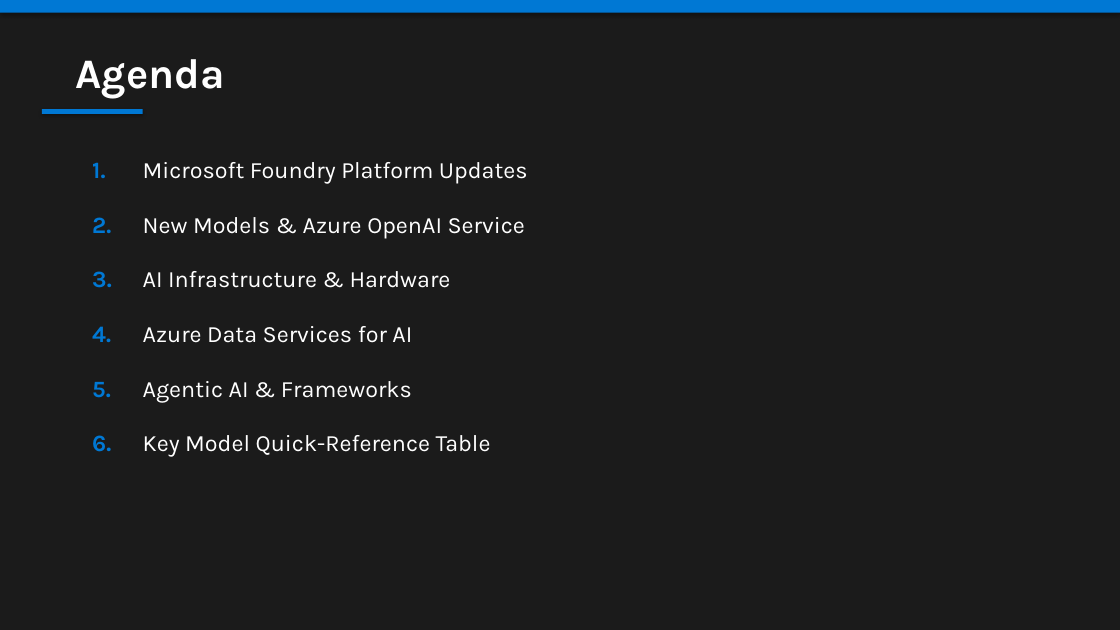
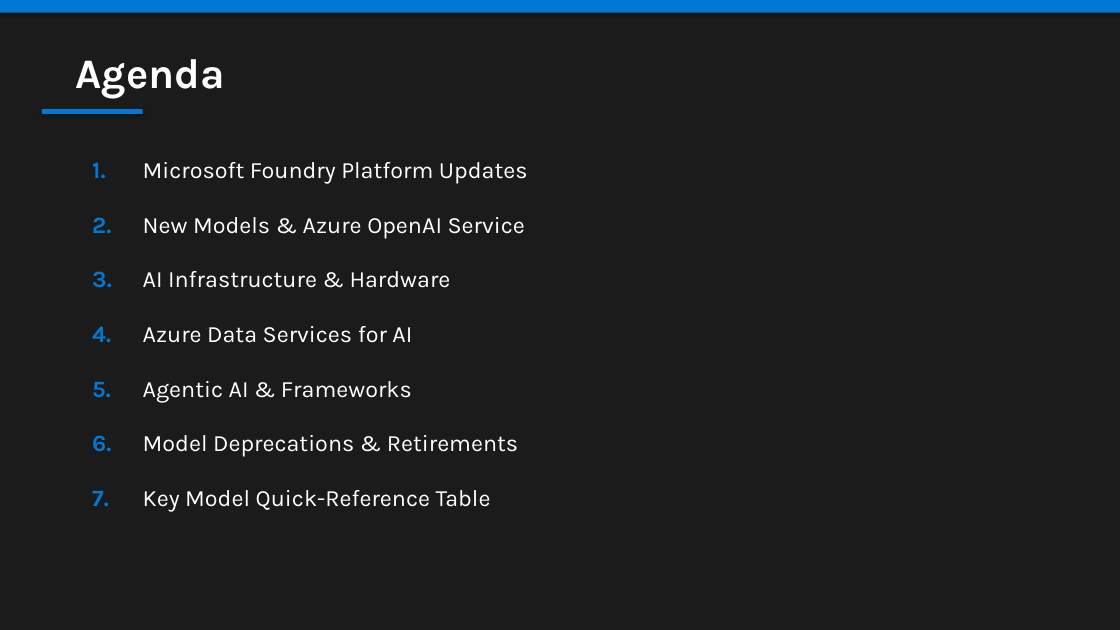
Before and after one commit to fuenfhausen/whats-new-in-microsoft-ai, a slide deck: slide 2 of whats-new-microsoft-ai-dec2025-feb2026.pptx. Drawn at 1120x630 pixels with LibreOffice and Linux fonts; fonts in the diff are those of the drawing. Boxes give left, top, right and bottom in pixels: in the first picture for what was removed or moved away, otherwise in the second. Text is boxed around its words. In the diff, an @@ line names an element or a change of style, - is before the commit and + after.

Commit message:
Add model deprecations & retirements to MD and PPTX

```diff
--- a/whats-new-microsoft-ai-dec2025-feb2026.pptx
+++ b/whats-new-microsoft-ai-dec2025-feb2026.pptx
@@ text added at [143,435,518,457], 20 pt, text #FFFFFF @@
+Model Deprecations & Retirements
@@ text "Key Model Quick-Reference Table": place and size @@
-text "Key Model Quick-Reference Table" at [143,435,491,457]
+text "Key Model Quick-Reference Table" at [143,490,491,511]
@@ text added at [92,491,109,506], 20 pt, text #0078D4, bold @@
+7.
```
Also in this commit, not shown: 1 other slide changed, 2 slides added, 2 other files.
